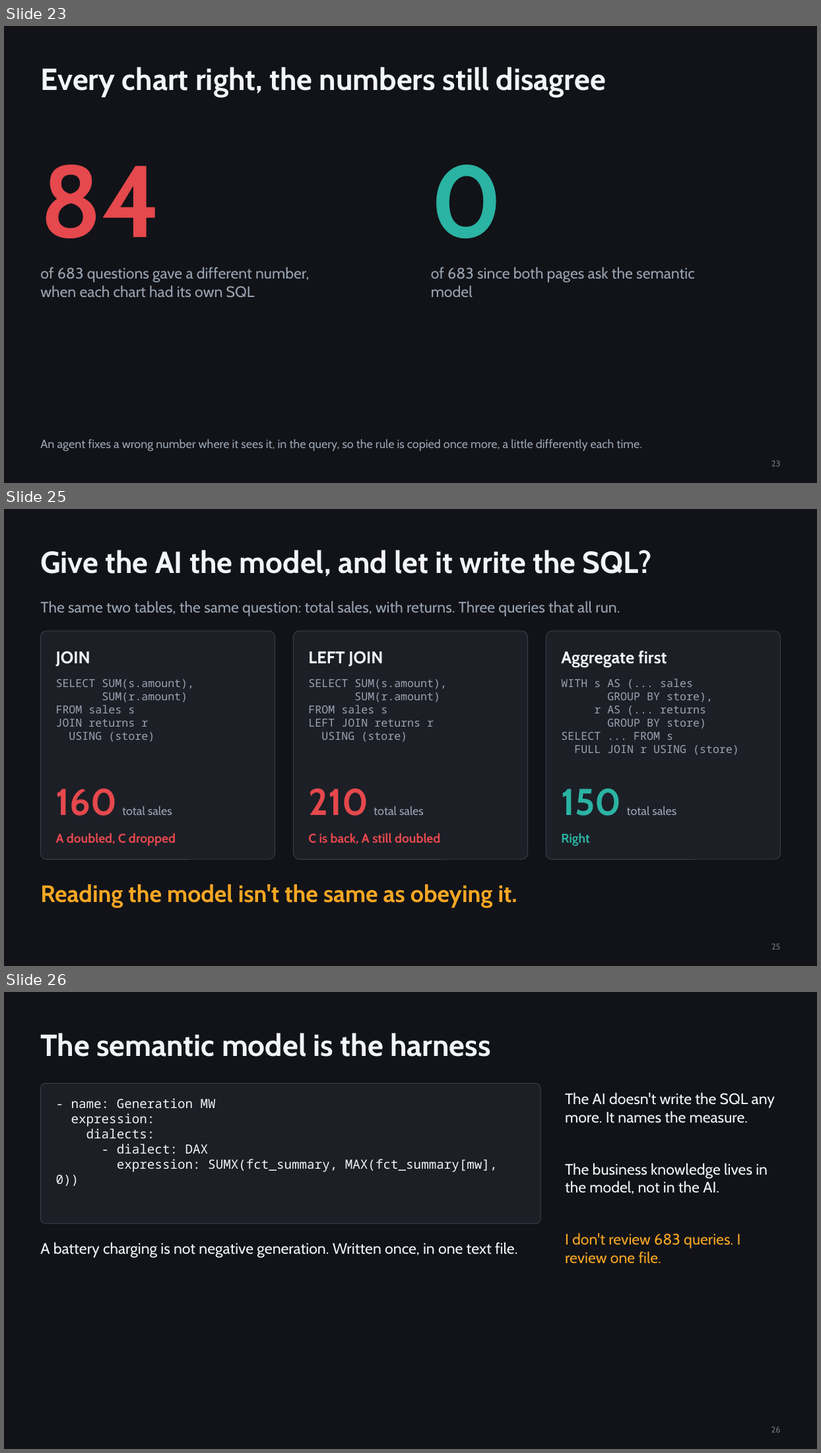
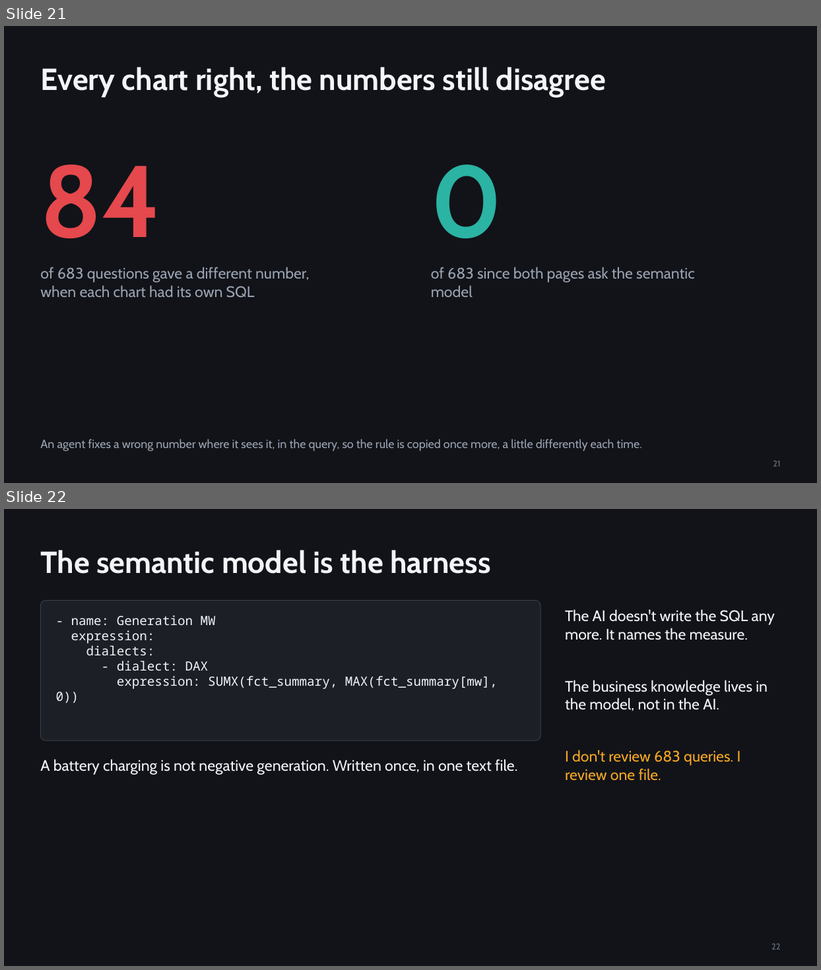
Before and after one commit to djouallah/presentations, a slide deck: analytics-as-code/analytics-as-code.pptx. Shown one above the other, each under a label of ours: slides 23, 25 and 26 before the commit, slides 21 and 22 after it; the slides between them are not shown. The pictures are 821x1453 and 821x970 pixels, drawn with LibreOffice and Linux fonts; fonts in the diff are those of the drawing. Boxes give left, top, right and bottom in pixels: in the first picture for what was removed or moved away, otherwise in the second. Text is boxed around its words. In the diff, an @@ line names an element or a change of style, - is before the commit and + after.

```diff
--- a/analytics-as-code/analytics-as-code.pptx
+++ b/analytics-as-code/analytics-as-code.pptx
@@ slide 25 removed at [4, 509, 817, 966], background #111318 @@
@@ title removed at [40, 550, 652, 576] @@
-Give the AI the model, and let it write the SQL?
@@ text removed at [40, 601, 620, 617] @@
-The same two tables, the same question: total sales, with returns. Three queries that all run.
@@ rounded rectangle removed at [40, 631, 275, 859] @@
@@ rounded rectangle removed at [293, 631, 527, 859] @@
@@ rounded rectangle removed at [547, 631, 781, 859] @@
@@ text removed at [56, 651, 90, 667] @@
-JOIN
@@ text removed at [308, 651, 383, 667] @@
-LEFT JOIN
@@ text removed at [561, 650, 667, 667] @@
-Aggregate first
@@ text removed at [56, 679, 194, 742] @@
-SELECT SUM(s.amount),
-SUM(r.amount)
-FROM sales s
-JOIN returns r
-USING (store)
@@ text removed at [308, 679, 447, 742] @@
-SELECT SUM(s.amount),
-SUM(r.amount)
-FROM sales s
-LEFT JOIN returns r
-USING (store)
@@ text removed at [561, 679, 739, 755] @@
-WITH s AS (... sales
-GROUP BY store),
-r AS (... returns
-GROUP BY store)
-SELECT ... FROM s
-FULL JOIN r USING (store)
@@ text removed at [56, 788, 172, 816] @@
-160 total sales
@@ text removed at [308, 788, 424, 816] @@
-210 total sales
@@ text removed at [561, 788, 677, 816] @@
-150 total sales
@@ text removed at [56, 833, 176, 846] @@
-A doubled, C dropped
@@ text removed at [308, 833, 440, 844] @@
-C is back, A still doubled
@@ text removed at [561, 833, 589, 846] @@
-Right
@@ text removed at [40, 885, 517, 908] @@
-Reading the model isn't the same as obeying it.
@@ page number removed at [772, 944, 781, 950] @@
-25
@@ what was slide 23 is now slide 21 @@
@@ page number at [773, 461, 780, 467]: text changed @@
-23
+21
@@ what was slide 26 is now slide 22 @@
@@ page number at [772, 944, 780, 950]: text changed @@
-26
+22
```
Also in this commit, not shown: 4 slides changed, 1 slide added, 4 other slides removed, 5 other files.
